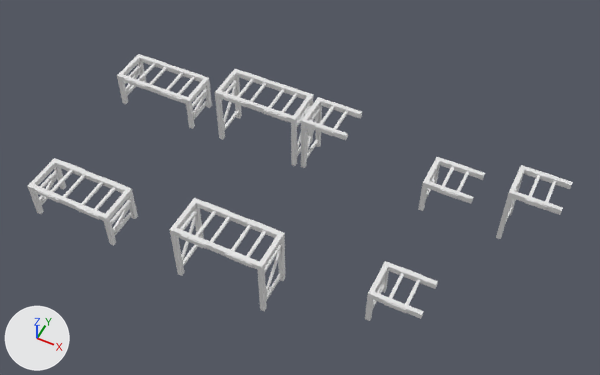
The Blender file Assets/5. Models/BlenderFiles/PROPS/RackCompilation.blend: old version first, new version second.
Both versions are drawn from a camera (50 mm lens) standing at (7.16, -16.59, 19.03) and looking at (0.01, -2.29, 1.14). Every picture has the same lights, and +X, +Y and +Z are marked at lower left. The older version comes first.

Objects in the first picture: 'Rack--FullYellow48', 'Rack-FullOrange48', 'Rack-FullOrange80', 'Rack-FullYellow80', 'Rack-HalfOrange48', 'Rack-HalfOrange80', 'Rack-HalfYellow48', 'Rack-HalfYellow80' and 12 more.
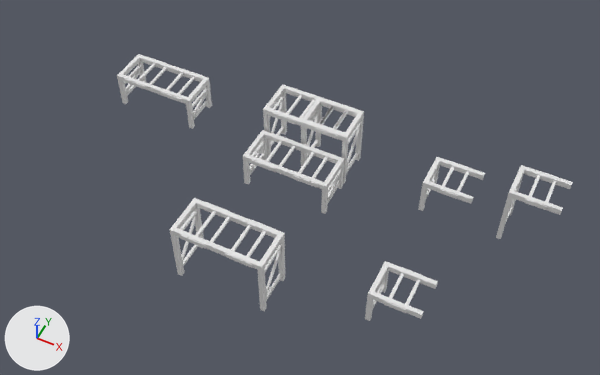
Where the change shows, as pixel boxes (x1, y1, x2, y2) in the pictures (600 x 375 px):
'Rack--FullYellow48', moved
    before: (28, 158, 138, 246)
    after: (243, 130, 344, 214)
'Rack-FullOrange80', moved
    before: (215, 69, 313, 166)
    after: (263, 84, 364, 184)
'LabelRear.L.001', moved
    before: (264, 110, 287, 122)
    after: (314, 127, 338, 139)
'LabelRear.R.001', moved
    before: (223, 96, 246, 107)
    after: (272, 113, 296, 124)
'LabelRear.L.002', moved
    before: (75, 207, 99, 220)
    after: (293, 175, 318, 188)
'LabelRear.R.002', moved
    before: (36, 190, 59, 203)
    after: (252, 160, 275, 172)
'LabelFront.R.002', moved (not visible afterwards)
    before: (63, 161, 85, 170)

The edits, one by one:
Object 'Rack-FullOrange80' (ob_rack_fullorange80) moves from (-1.68, 0.0, 0.0) to (0.0, 0.0, 0.0).
Object 'Rack--FullYellow48' (ob_rack__fullyellow48) moves from (-4.95, -5.15, 0.0) to (0.0, -1.35, 0.0).
